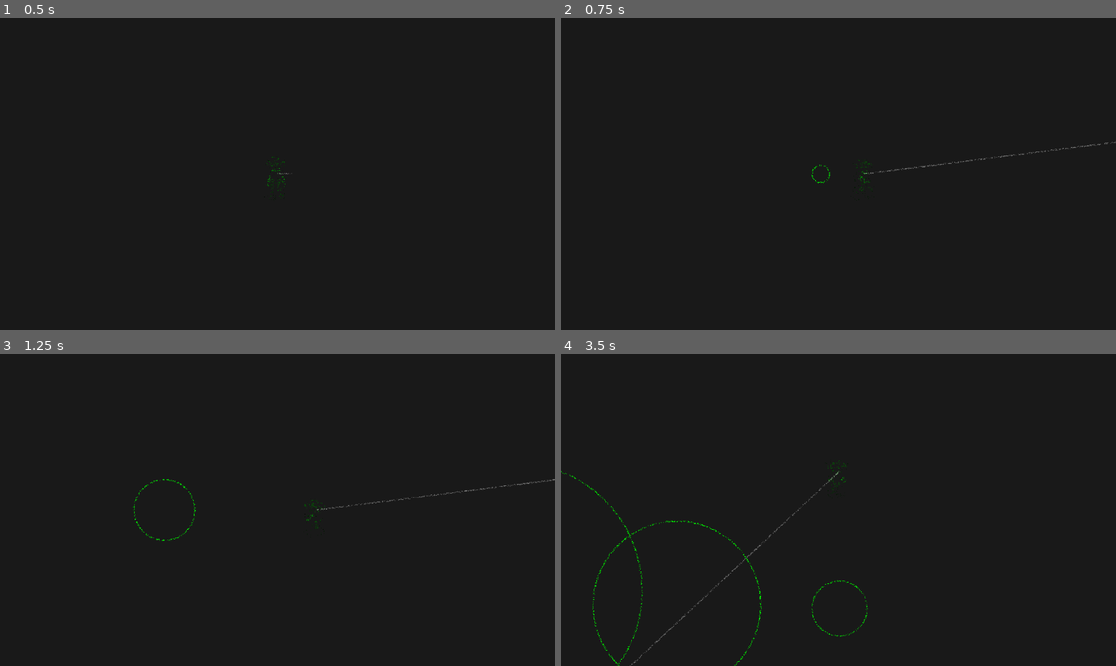
Above: before the commit, frames 1-4 (two rows, left to right).
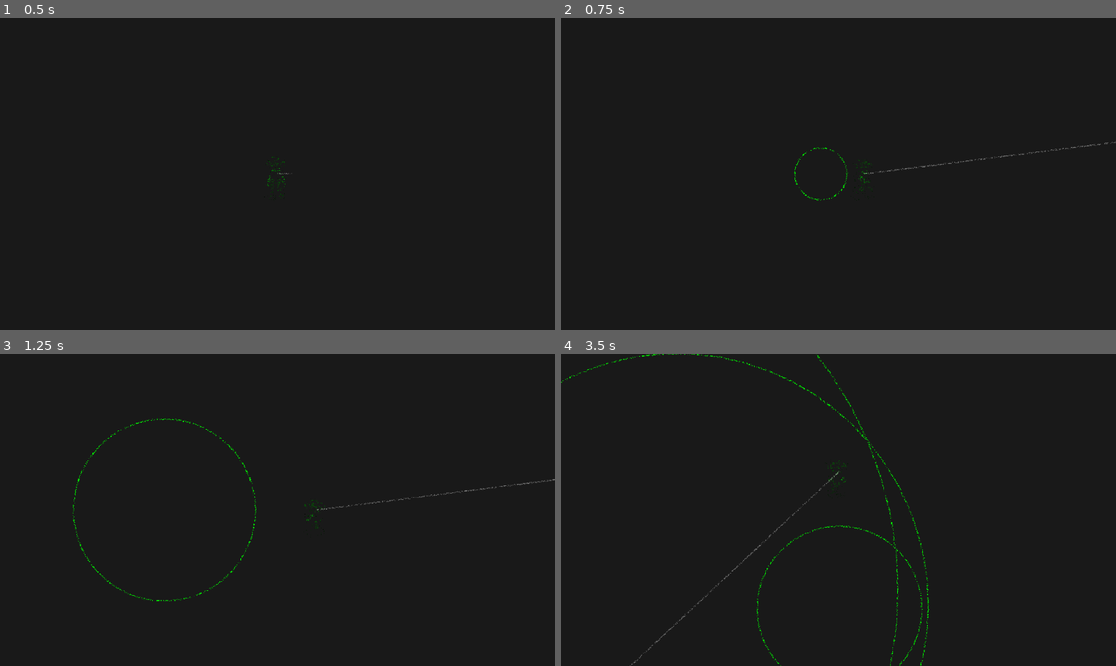
Above: after the commit, the same moments.

Repository: Youssef-YN/gamejam-2025
Game: Godot game, scene res://source/scenes/root/root.tscn
Two runs of this game, one before a commit and one after it. Both use one fixed random seed, a clock stepped at 60 frames per second and the inputs below.
Inputs (mouse positions are in pixels of both pictures, inside the frame that each line leads up to):
- Up to frame 1 (0.5 s): no input
- Up to frame 2 (0.75 s): tap Enter at 0.5 s; move the mouse to (960, 158) at 0.52 s; hold D (move_right) from 0.53 s (still down); hold Space (stomp) from 0.53 s (still down)
- Up to frame 3 (1.25 s): keep holding D (move_right); keep holding Space (stomp)
- Up to frame 4 (3.5 s): move the mouse to (727, 525) at 1.27 s; release D (move_right) at 1.28 s; release Space (stomp) at 1.28 s; hold S (move_down) 1.28-2.03 s; click (727, 525) at 1.35 s; tap Space (stomp) at 1.55, 2.85 s; move the mouse to (894, 441) at 2.02 s; hold D (move_right) 2.03-2.78 s; hold Space (stomp) 2.03-2.78 s; move the mouse to (810, 572) at 2.77 s; hold W (move_up) from 2.78 s (still down)

Frame 1 is identical in both runs. In frame 2, 0.1% of the frame differs, in the area x 41-52%, y 41-59%; in frame 3, 0.4%; in frame 4, 1.1%, in the area x 0-67%, y 0-100%.

Commit message:
finished main gameplay

Diff:
--- a/source/enemies/coffin/coffin.tscn
+++ b/source/enemies/coffin/coffin.tscn
@@ -7,12 +7,16 @@
 [ext_resource type="PackedScene" uid="uid://034pj6ygypb2" path="res://source/enemies/coffin/movement/c_coffin_movement.tscn" id="4_sjsw6"]
 [ext_resource type="PackedScene" uid="uid://bhv142fvfa0am" path="res://source/enemies/coffin/attack/c_coffin_attack.tscn" id="5_123ql"]
 [ext_resource type="PackedScene" uid="uid://cbbjss5ghb8ag" path="res://source/enemies/coffin/hurtbox/c_coffin_hurtbox.tscn" id="6_ymkrj"]
+[ext_resource type="PackedScene" uid="uid://8nfpqlfm04km" path="res://source/enemies/coffin/detection/coffin_detection_component.tscn" id="8_b2mun"]
 
 [sub_resource type="RectangleShape2D" id="RectangleShape2D_sjsw6"]
 size = Vector2(20, 14)
 
 [sub_resource type="RectangleShape2D" id="RectangleShape2D_ymkrj"]
 size = Vector2(18, 39)
+
+[sub_resource type="CapsuleShape2D" id="CapsuleShape2D_56usk"]
+height = 38.0
 
 [node name="Coffin" type="CharacterBody2D"]
 collision_layer = 2
@@ -40,5 +44,12 @@
 visible = false
 
 [node name="CollisionShape2D" type="CollisionShape2D" parent="CCoffinHurtbox"]
+visible = false
 position = Vector2(0, -1.5)
 shape = SubResource("RectangleShape2D_ymkrj")
+
+[node name="CoffinDetectionComponent" parent="." instance=ExtResource("8_b2mun")]
+
+[node name="CollisionShape2D" type="CollisionShape2D" parent="CoffinDetectionComponent"]
+position = Vector2(0, -1)
+shape = SubResource("CapsuleShape2D_56usk")
--- /dev/null
+++ b/source/enemies/coffin/detection/coffin_detection_component.gd
@@ -0,0 +1,22 @@
+extends Area2D
+class_name CoffinDetectionComponent
+
+@onready var timer: Timer = $VisibleTimer
+var wait_time: float = 3.
+
+var coffin: EnemyCoffin
+
+func _ready() -> void:
+	await owner.ready
+	coffin = owner
+
+func _on_area_entered(area: Area2D) -> void:
+	if area is DetectionAreaComponent:
+		coffin.is_shown = true
+		timer.stop()
+		timer.wait_time = wait_time
+		timer.start()
+
+
+func _on_visible_timer_timeout() -> void:
+	coffin.is_shown = false
--- /dev/null
+++ b/source/enemies/coffin/detection/coffin_detection_component.tscn
@@ -0,0 +1,11 @@
+[gd_scene load_steps=2 format=3 uid="uid://8nfpqlfm04km"]
+
+[ext_resource type="Script" uid="uid://ckvlyeouqat13" path="res://source/enemies/coffin/detection/coffin_detection_component.gd" id="1_4ybbq"]
+
+[node name="CoffinDetectionComponent" type="Area2D"]
+script = ExtResource("1_4ybbq")
+
+[node name="VisibleTimer" type="Timer" parent="."]
+
+[connection signal="area_entered" from="." to="." method="_on_area_entered"]
+[connection signal="timeout" from="VisibleTimer" to="." method="_on_visible_timer_timeout"]
--- a/source/enemies/coffin/movement/c_coffin_movement.gd
+++ b/source/enemies/coffin/movement/c_coffin_movement.gd
@@ -1,7 +1,7 @@
 extends Node2D
 class_name CoffinMovementComponent
 
-var speed = 30.0
+var speed = 60.0
 var vertical: bool = true
 
 var coffin: EnemyCoffin
--- a/source/enemies/coffin/sprite/c_coffin_sprite.gd
+++ b/source/enemies/coffin/sprite/c_coffin_sprite.gd
@@ -44,3 +44,6 @@
 					Vector2.LEFT:
 						flip_h = true
 						play("idle_right")
+
+func _process(_delta: float) -> void:
+	visible = coffin.is_shown
--- a/source/player/attack/player_attack_component.gd
+++ b/source/player/attack/player_attack_component.gd
@@ -32,7 +32,7 @@
 		Context.player.sprite.attack(direction)
 
 	if event is InputEventMouseMotion:
-		line.points[-1] = (get_global_mouse_position() - global_position) * 100
+		line.points[-1] = (get_global_mouse_position() - global_position).normalized() * 1000
 
 func attack(direction: Vector2) -> void:
 	var bullet: Bullet = Bullet.shoot(direction)
--- a/source/player/stomp/player_stomp_component.gd
+++ b/source/player/stomp/player_stomp_component.gd
@@ -22,7 +22,7 @@
 ## Then since we just stomped we set can stomp is false, then set a timer to enablet it back after it's done
 func stomp() -> void:
 	if can_stomp:
-		var area: DetectionAreaComponent = DetectionAreaComponent.get_instance(0.5)
+		var area: DetectionAreaComponent = DetectionAreaComponent.get_instance(1.5, 3)
 		area.global_position = player.global_position
 		Context.world.add_child(area)
 		can_stomp = false
Not shown: 1 places in source/enemies/coffin/coffin.tscn that only renumber resources
Not shown, added: source/enemies/coffin/detection/coffin_detection_component.gd.uid
